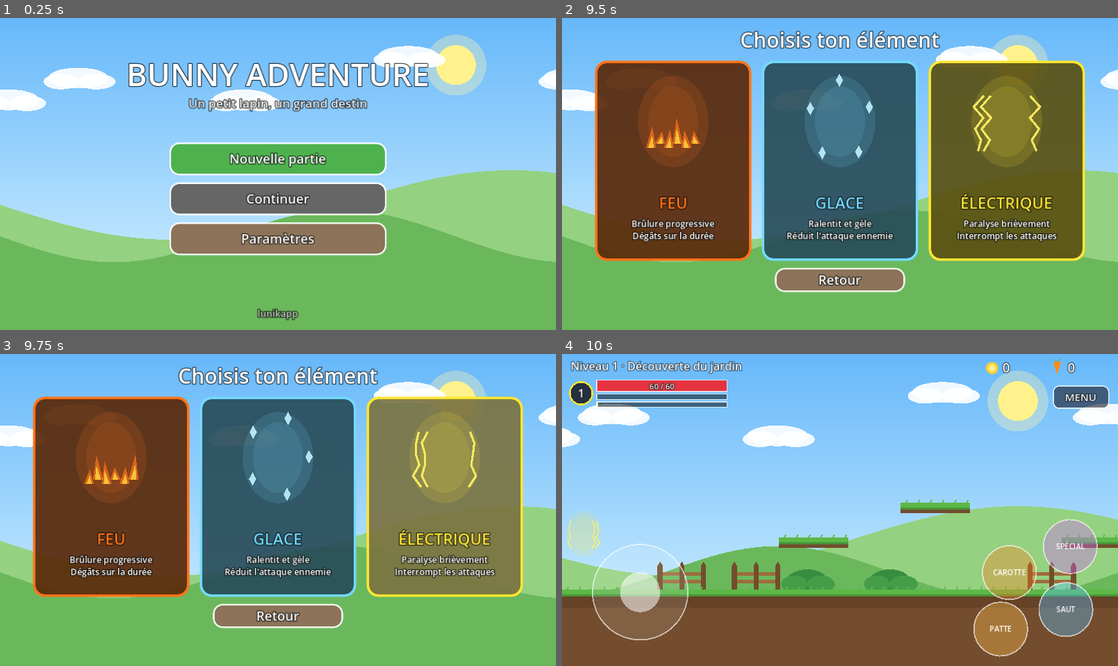
Above: before the commit, frames 1-4 (two rows, left to right).
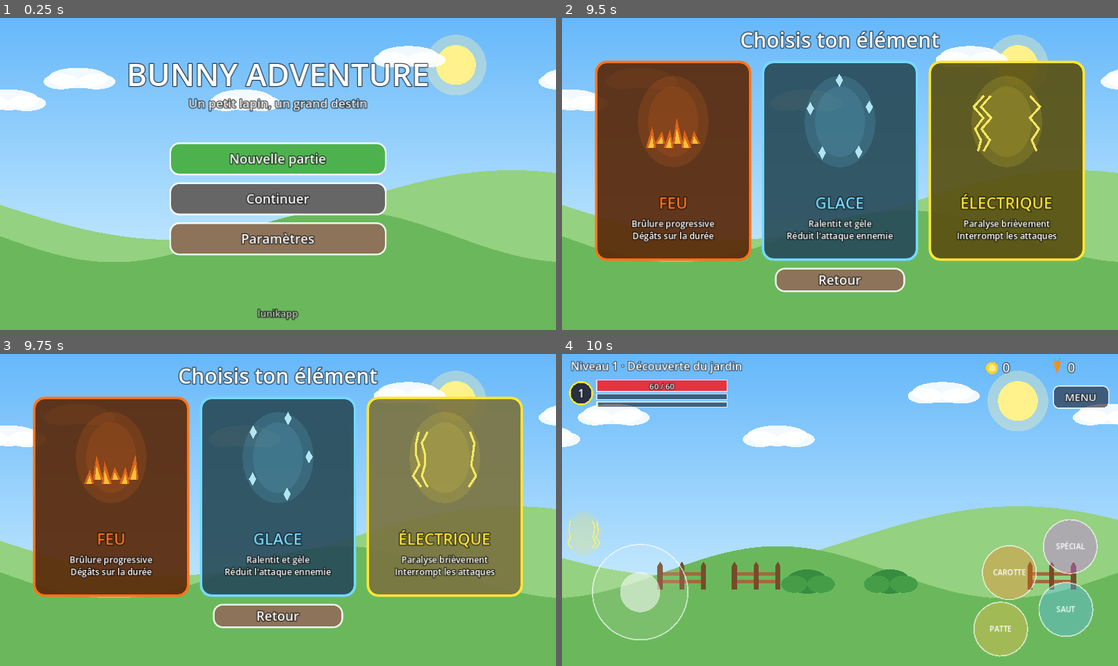
Above: after the commit, the same moments.

Repository: lunikjeu-commits/BunnyAdventure
Game: Godot game, scene res://scenes/main.tscn
Same seed, same stepped clock (60 frames per second), same inputs: the game is played once before the commit and once after it.
Inputs (mouse positions are in pixels of both pictures, inside the frame that each line leads up to):
- Up to frame 1 (0.25 s): no input
- Up to frame 2 (9.5 s): tap Enter (ui_accept) at 0.5, 0.77, 1.25, 2, 2.75, 3.77, 4.25, 5, 6.77 s; move the mouse to (962, 158) at 0.52 s; hold Right (ui_right) 0.53-1.25 s; click (962, 158) at 0.67 s; drag from (728, 189) to (812, 236) at 1.27 s; move the mouse to (895, 105) at 2.02 s; hold Left (ui_left) 2.03-2.75 s; drag from (812, 236) to (673, 127) at 2.77 s; move the mouse to (1006, 220) at 3.52 s; hold Right (ui_right) 3.53-4.25 s; drag from (673, 127) to (756, 96) at 4.27 s; move the mouse to (867, 174) at 5.02 s; hold Right (ui_right) 5.03-5.75 s; click (867, 174) at 5.17 s; drag from (756, 96) to (728, 189) at 5.77 s; move the mouse to (962, 158) at 6.52 s; hold Left (ui_left) 6.53-7.25 s; drag from (728, 189) to (812, 236) at 7.27 s; move the mouse to (895, 105) at 8.02 s; hold Right (ui_right) 8.03-8.75 s; drag from (812, 236) to (673, 127) at 8.77 s
- Up to frame 3 (9.75 s): move the mouse to (444, 556) at 9.52 s; hold Left (ui_left) from 9.53 s (still down); click (444, 556) at 9.67 s
- Up to frame 4 (10 s): keep holding Left (ui_left); tap Enter (ui_accept) at 9.77 s

Frames 1-3 are identical in both runs. In frame 4, 25% of the frame differs, in the area x 0-100%, y 46-100%.

Commit message:
Add files via upload

Diff:
--- a/scripts/platform.gd
+++ b/scripts/platform.gd
@@ -1,5 +1,8 @@
 extends StaticBody2D
-# Plateforme / sol herbeux avec collision rectangulaire.
+# Sol / plateforme avec collision rectangulaire et texture d'herbe et de terre.
+
+const Art = preload("res://scripts/art.gd")
+const U := 0.75
 
 var size := Vector2(400, 40)
 
@@ -14,14 +17,35 @@
 	add_child(cs)
 	queue_redraw()
 
+func _ready() -> void:
+	texture_filter = CanvasItem.TEXTURE_FILTER_LINEAR_WITH_MIPMAPS
+
+func _strip(name: String, y: float) -> void:
+	var t := Art.tex(name)
+	if t == null:
+		return
+	var tw := float(t.get_width()) * U
+	var th := float(t.get_height()) * U
+	var x := 0.0
+	while x < size.x:
+		var w := minf(tw, size.x - x)
+		draw_texture_rect_region(t, Rect2(x, y, w, th), Rect2(0.0, 0.0, w / U, float(t.get_height())))
+		x += tw
+
 func _draw() -> void:
-	draw_rect(Rect2(Vector2.ZERO, size), Color(0.45, 0.30, 0.18))
-	if size.y > 60.0:
-		draw_rect(Rect2(0, 16, size.x, 26), Color(0.40, 0.26, 0.15))
-	var gh := minf(16.0, size.y)
-	draw_rect(Rect2(0, 0, size.x, gh), Color(0.36, 0.72, 0.28))
-	draw_rect(Rect2(0, gh - 4.0, size.x, 4.0), Color(0.28, 0.58, 0.22))
-	var x := 12.0
-	while x < size.x:
-		draw_line(Vector2(x, 1), Vector2(x + 3, -6), Color(0.36, 0.72, 0.28), 3.0)
-		x += 28.0
+	if size.y > 100.0:
+		var t := Art.tex("soil")
+		if t != null:
+			var tw := float(t.get_width()) * U
+			var y := 70.0
+			while y < size.y:
+				var h := minf(tw, size.y - y)
+				var x := 0.0
+				while x < size.x:
+					var w := minf(tw, size.x - x)
+					draw_texture_rect_region(t, Rect2(x, y, w, h), Rect2(0.0, 0.0, w / U, h / U))
+					x += tw
+				y += tw
+		_strip("ground_top", -15.0)
+	else:
+		_strip("plat_m", -15.0)
